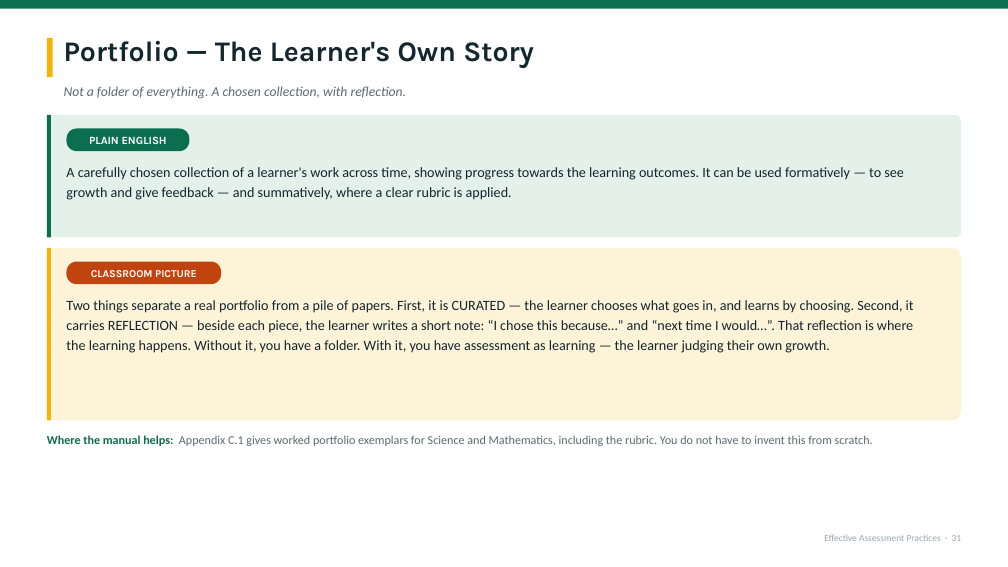
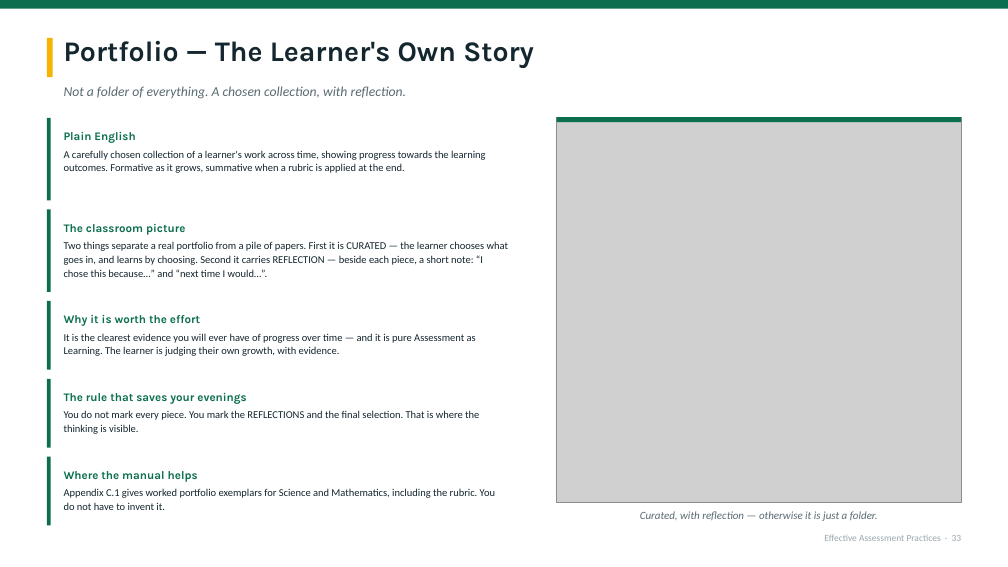
Before and after one commit to kumahemmanuel69-oss/Keelson-ACADEX, a slide deck: slide 33 of deliverables/Effective-Assessment-Practices-KATON-2026.pptx (slide 31 before the commit). Drawn at 1008x567 pixels with LibreOffice and Linux fonts; fonts in the diff are those of the drawing; grey boxes stand for pictures. Boxes give left, top, right and bottom in pixels: in the first picture for what was removed or moved away, otherwise in the second. Text is boxed around its words. In the diff, an @@ line names an element or a change of style, - is before the commit and + after.

```diff
--- a/deliverables/Effective-Assessment-Practices-KATON-2026.pptx
+++ b/deliverables/Effective-Assessment-Practices-KATON-2026.pptx
@@ rectangle: place and size @@
-rectangle at <box>47,115,51,237</box>
+rectangle at <box>47,118,51,200</box>
@@ rounded rectangle removed at <box>47,115,961,237</box> @@
@@ rounded rectangle added at <box>47,118,525,200</box>, fill #FFFFFF @@
@@ picture added at <box>557,117,961,503</box> @@
@@ rectangle added at <box>557,117,961,123</box>, fill #0B6E4F @@
@@ text at <box>64,132,486,173</box>: text changed; size 13.5 to 10 pt @@
-A carefully chosen collection of a learner's work across time, showing progress towards the learning outcomes. It can be used formatively — to see growth and give feedback — and summatively, where a clear rubric is applied.
+Plain English
+A carefully chosen collection of a learner's work across time, showing progress towards the learning outcomes. Formative as it grows, summative when a rubric is applied at the end.
@@ rounded rectangle removed at <box>67,129,189,151</box> @@
-PLAIN ENGLISH
@@ rounded rectangle added at <box>47,209,525,292</box>, fill #FFFFFF @@
@@ rectangle added at <box>47,209,51,292</box>, fill #0B6E4F @@
@@ text at <box>64,224,508,277</box>: text changed; size 13.5 to 10 pt @@
-Two things separate a real portfolio from a pile of papers. First, it is CURATED — the learner chooses what goes in, and learns by choosing. Second, it carries REFLECTION — beside each piece, the learner writes a short note: “I chose this because…” and “next time I would…”. That reflection is where the learning happens. Without it, you have a folder. With it, you have assessment as learning — the learner judging their own growth.
+The classroom picture
+Two things separate a real portfolio from a pile of papers. First it is CURATED — the learner chooses what goes in, and learns by choosing. Second it carries REFLECTION — beside each piece, a short note: “I chose this because…” and “next time I would…”.
@@ rounded rectangle removed at <box>47,248,961,420</box> @@
@@ rounded rectangle removed at <box>67,262,221,284</box> @@
-CLASSROOM PICTURE
@@ rectangle: place and size @@
-rectangle at <box>47,248,51,420</box>
+rectangle at <box>47,301,51,370</box>
@@ rectangle at <box>47,301,51,370</box>: fill #F4B400 to #0B6E4F @@
@@ rounded rectangle added at <box>47,301,525,370</box>, fill #FFFFFF @@
@@ text added at <box>64,315,476,356</box>, 10 pt, text #14262E @@
+Why it is worth the effort
+It is the clearest evidence you will ever have of progress over time — and it is pure Assessment as Learning. The learner is judging their own growth, with evidence.
@@ rounded rectangle added at <box>47,379,525,448</box>, fill #FFFFFF @@
@@ rectangle added at <box>47,379,51,448</box>, fill #0B6E4F @@
@@ text added at <box>64,393,479,434</box>, 10 pt, text #14262E @@
+The rule that saves your evenings
+You do not mark every piece. You mark the REFLECTIONS and the final selection. That is where the thinking is visible.
@@ rounded rectangle added at <box>47,457,525,526</box>, fill #FFFFFF @@
@@ rectangle added at <box>47,457,51,526</box>, fill #0B6E4F @@
@@ text at <box>64,471,495,510</box>: text changed; size 11.5 to 10 pt; text colour #5A6B72 to #14262E @@
-Where the manual helps: Appendix C.1 gives worked portfolio exemplars for Science and Mathematics, including the rubric. You do not have to invent this from scratch.
+Where the manual helps
+Appendix C.1 gives worked portfolio exemplars for Science and Mathematics, including the rubric. You do not have to invent it.
@@ text added at <box>640,511,878,521</box>, 10.5 pt, text #5A6B72, italic @@
+Curated, with reflection — otherwise it is just a folder.
```
Also in this commit, not shown: 20 other slides changed, 27 slides added, 16 slides removed, 9 other files.
